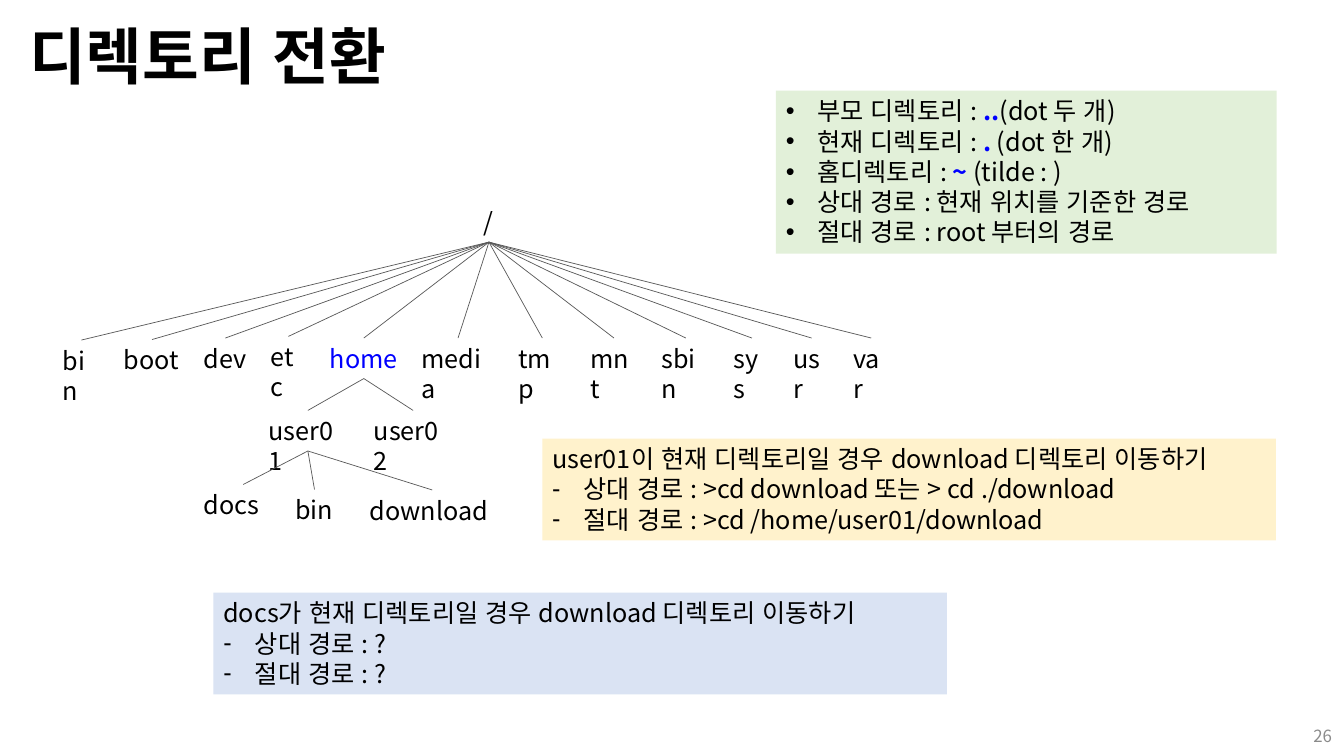
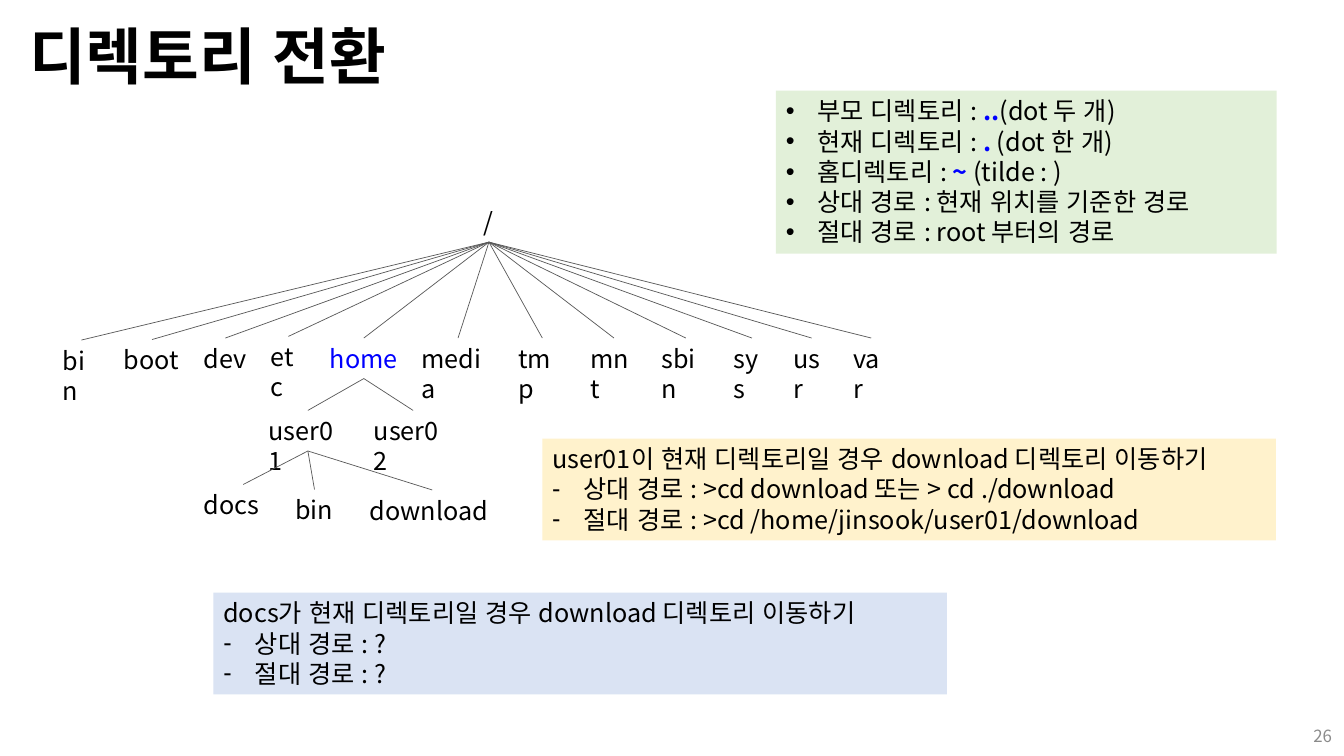
Before and after one commit to Open-Source-Programming/OpenSource-Lec, a slide deck: slide 26 of 01-linux.pptx. Drawn at 1344x756 pixels with LibreOffice and Linux fonts; fonts in the diff are those of the drawing. Boxes give left, top, right and bottom in pixels: in the first picture for what was removed or moved away, otherwise in the second. Text is boxed around its words. In the diff, an @@ line names an element or a change of style, - is before the commit and + after.

Commit message:
Update 01-linux.pptx
절대경로 설명 중 틀린 부분이 있어 정정합니다.
/home/jinsook/user01/download

```diff
--- a/01-linux.pptx
+++ b/01-linux.pptx
@@ text in rectangle at <box>584,508,1140,535</box>: text changed @@
-– 절대 경로 : >cd /home/user01/download
+– 절대 경로 : >cd /home/jinsook/user01/download
```
Also in this commit, not shown: 5 other slides changed.
